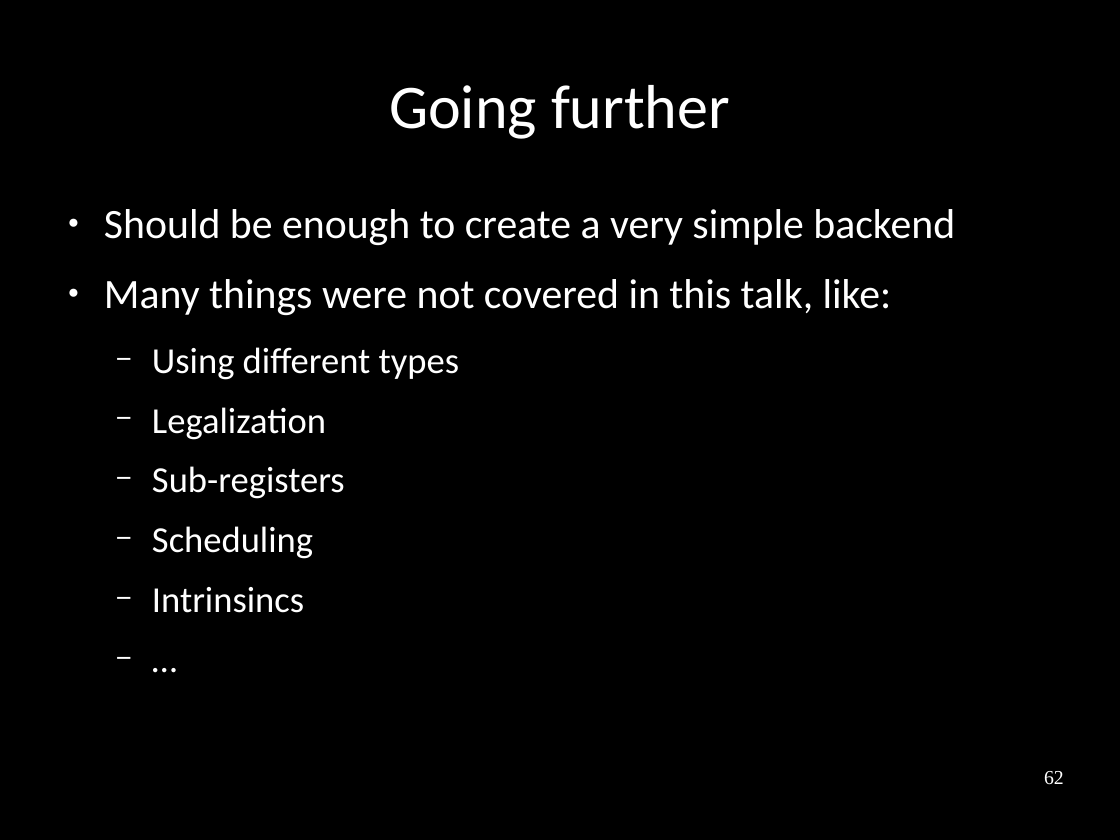
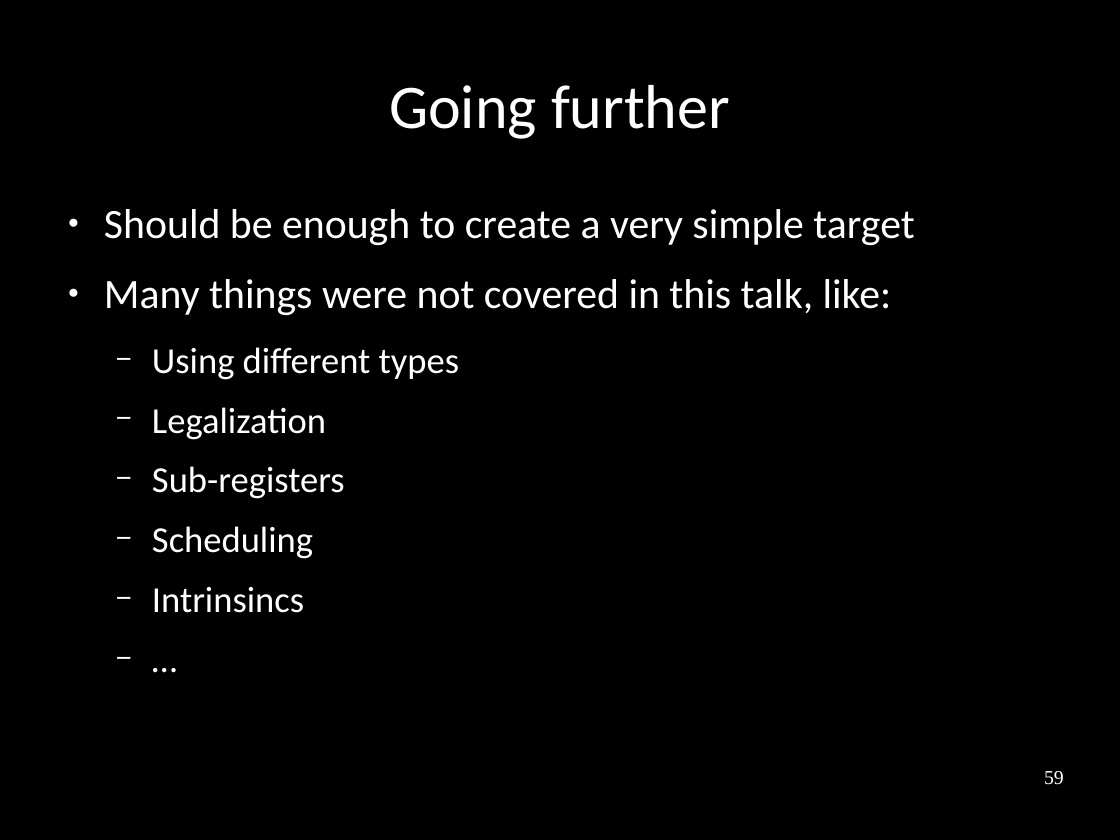
Before and after one commit to frasercrmck/llvm-leg, a slide deck: slide 59 of docs/Codeplay/Slides.odp (slide 62 before the commit). Drawn at 1120x840 pixels with LibreOffice and Linux fonts; fonts in the diff are those of the drawing. Boxes give left, top, right and bottom in pixels: in the first picture for what was removed or moved away, otherwise in the second. Text is boxed around its words. In the diff, an @@ line names an element or a change of style, - is before the commit and + after.

```diff
--- a/docs/Codeplay/Slides.odp
+++ b/docs/Codeplay/Slides.odp
@@ text at (x1=104, y1=209, x2=914, y2=245): text changed @@
-● Should be enough to create a very simple backend
+● Should be enough to create a very simple target
@@ page number at (x1=1044, y1=771, x2=1064, y2=785): text changed @@
-62
+59
```
Also in this commit, not shown: 11 other slides changed, 1 slide removed.
